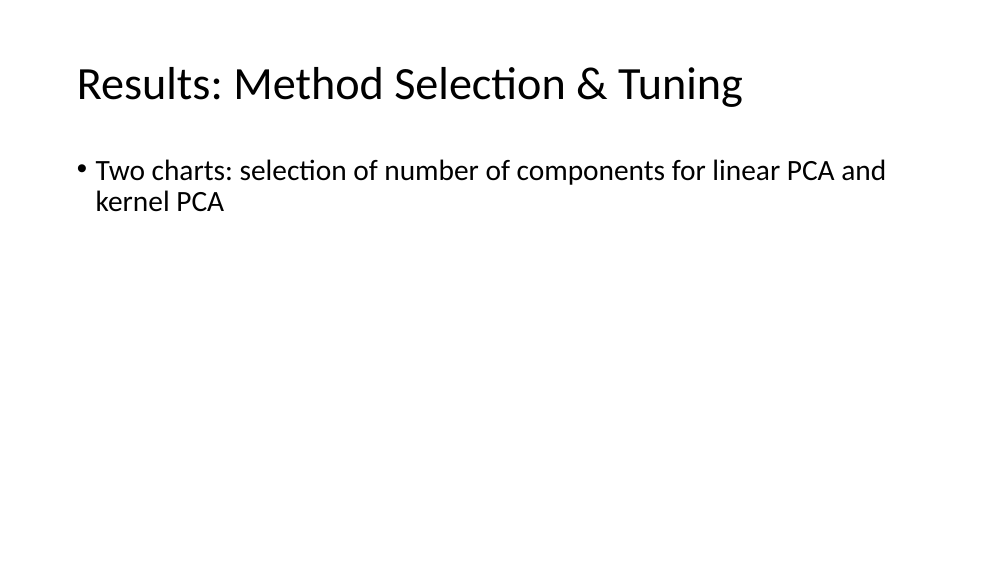
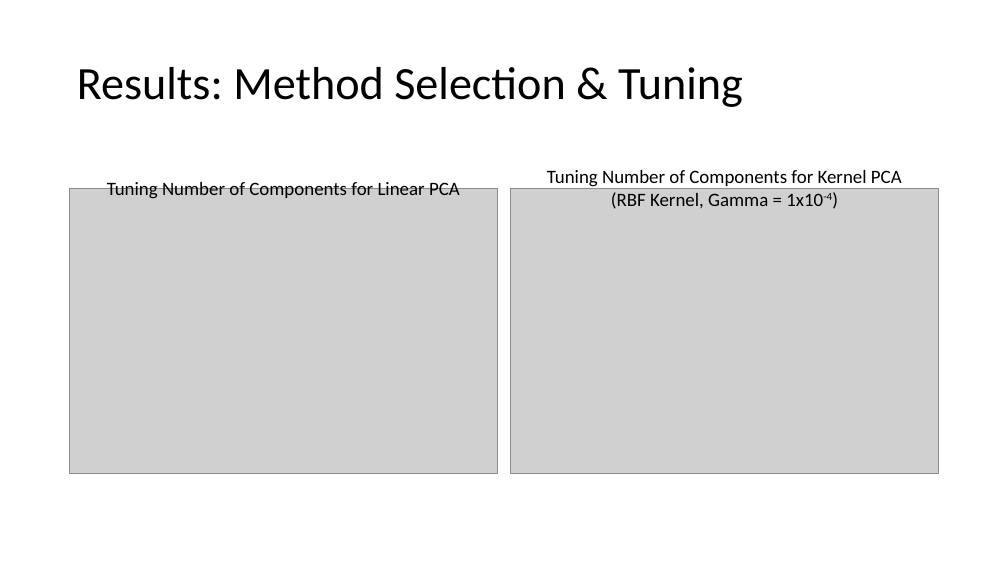
Before and after one commit to jgdenby/PortfolioFactorAnalysis, a slide deck: slide 6 of Final Presentation_DRAFT.pptx. Drawn at 1008x567 pixels with LibreOffice and Linux fonts; fonts in the diff are those of the drawing; grey boxes stand for pictures. Boxes give left, top, right and bottom in pixels: in the first picture for what was removed or moved away, otherwise in the second. Text is boxed around its words. In the diff, an @@ line names an element or a change of style, - is before the commit and + after.

```diff
--- a/Final Presentation_DRAFT.pptx
+++ b/Final Presentation_DRAFT.pptx
@@ text removed at [96,159,886,212] @@
-• Two charts: selection of number of components for linear PCA and kernel PCA
@@ text added at [107,179,460,198], 18 pt, text #000000 @@
+Tuning Number of Components for Linear PCA
@@ text added at [547,170,902,209], 18 pt, text #000000 @@
+Tuning Number of Components for Kernel PCA
+(RBF Kernel, Gamma = 1x10-4)
@@ picture added at [70,188,498,474] @@
@@ picture added at [510,188,939,474] @@
```
Also in this commit, not shown: 1 other slide changed, 4 other files.
